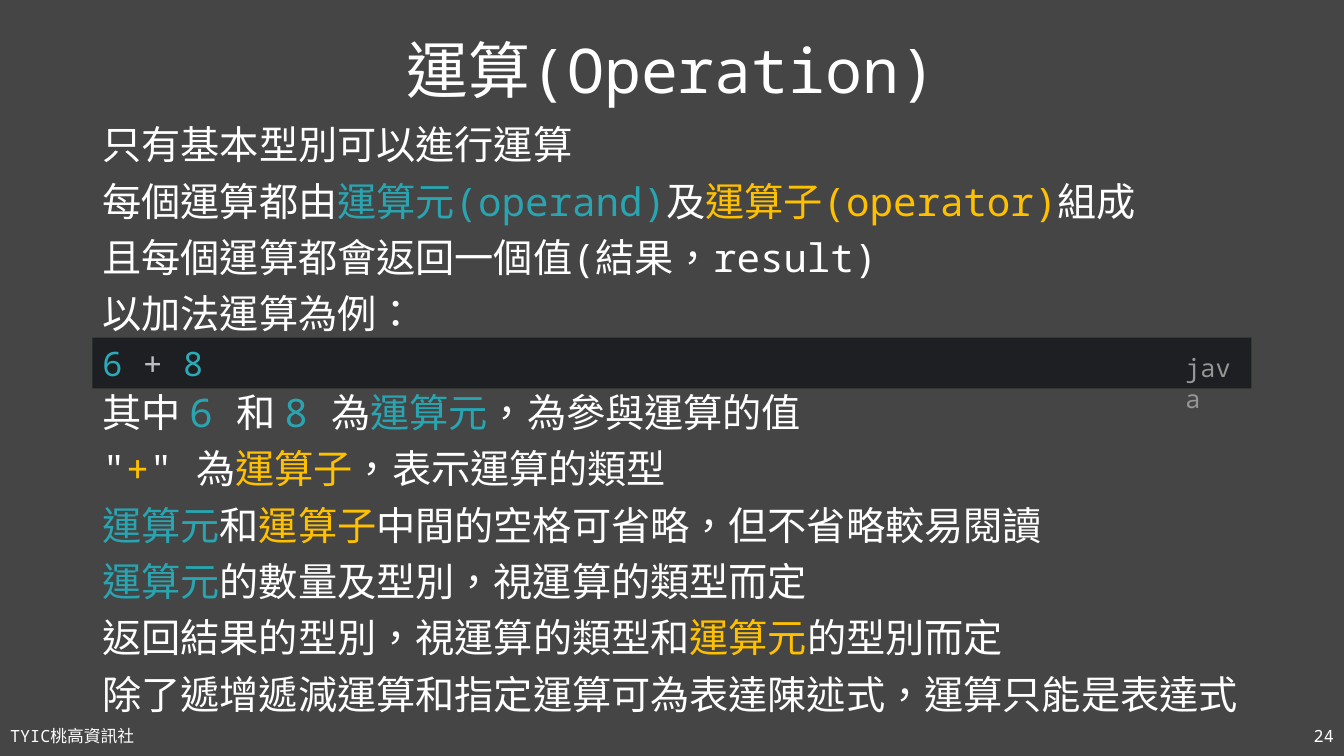
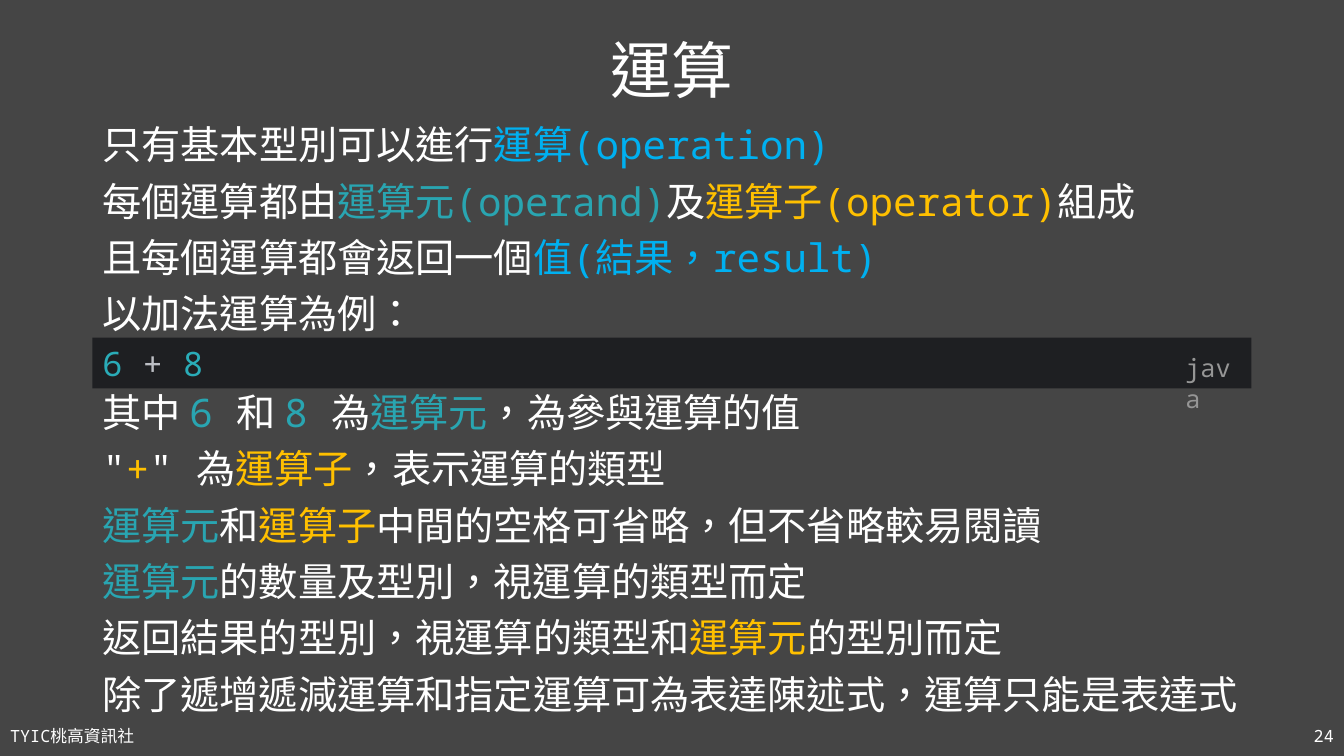
Before and after one commit to TYSHIC/slides, a slide deck: slide 24 of powerpoint/04_初探Java.pptx. Drawn at 1344x756 pixels with LibreOffice and Linux fonts; fonts in the diff are those of the drawing. Boxes give left, top, right and bottom in pixels: in the first picture for what was removed or moved away, otherwise in the second. Text is boxed around its words. In the diff, an @@ line names an element or a change of style, - is before the commit and + after.

```diff
--- a/powerpoint/04_初探Java.pptx
+++ b/powerpoint/04_初探Java.pptx
@@ title at [610,41,733,98]: text changed @@
-運算(Operation)
+運算
@@ text at [102,126,830,169]: text changed; text colour #FFFFFF to #00B0F0 @@
-只有基本型別可以進行運算
+只有基本型別可以進行運算(operation)
@@ text at [102,239,877,278]: text colour #FFFFFF to #00B0F0 in "且每個運算都會返回一個值(結果，result)" @@
```
Also in this commit, not shown: 31 other slides changed, 18 other files.
